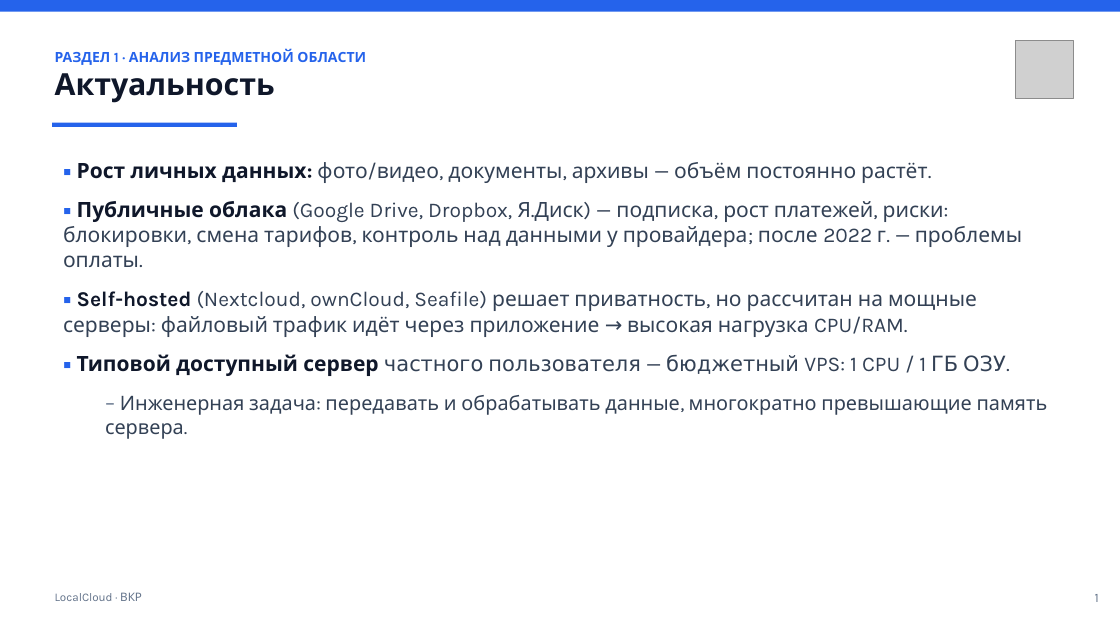
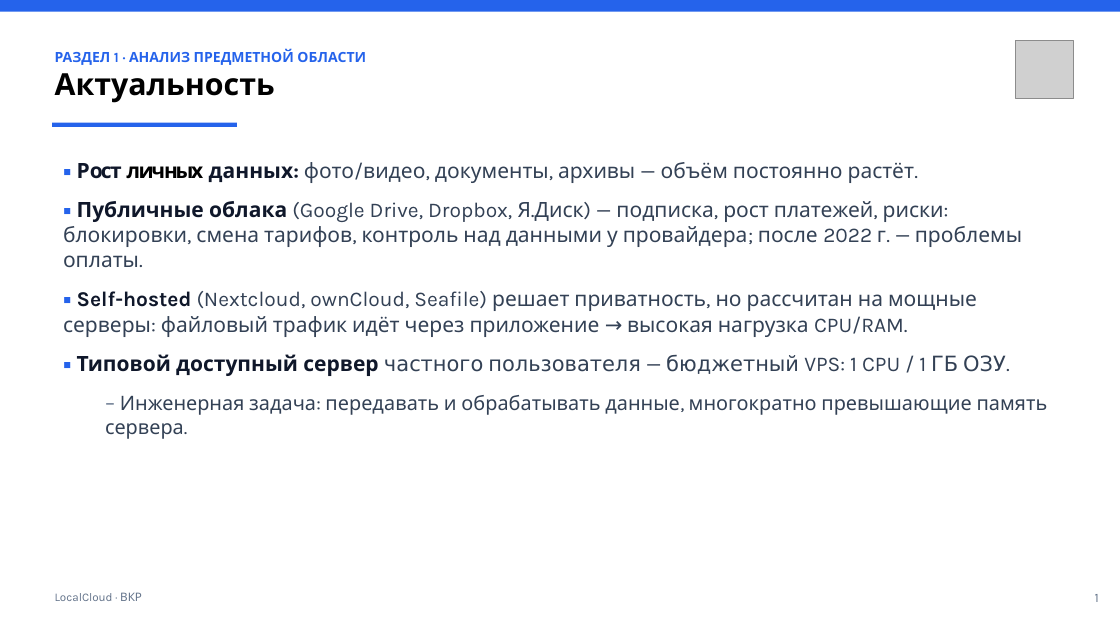
Before and after one commit to magomedov-dev/LocalCloud, a slide deck: slide 2 of docs/sources/Presentation.pptx. Drawn at 1120x630 pixels with LibreOffice and Linux fonts; fonts in the diff are those of the drawing; grey boxes stand for pictures. Boxes give left, top, right and bottom in pixels: in the first picture for what was removed or moved away, otherwise in the second. Text is boxed around its words. In the diff, an @@ line names an element or a change of style, - is before the commit and + after.

```diff
--- a/docs/sources/Presentation.pptx
+++ b/docs/sources/Presentation.pptx
@@ text at [55,73,275,103]: text colour #0F172A to #000000 in "Актуальность" @@
@@ text at [77,162,914,183]: text colour #0F172A to #000000 in "личных" @@
```
Also in this commit, not shown: 2 other slides changed.
